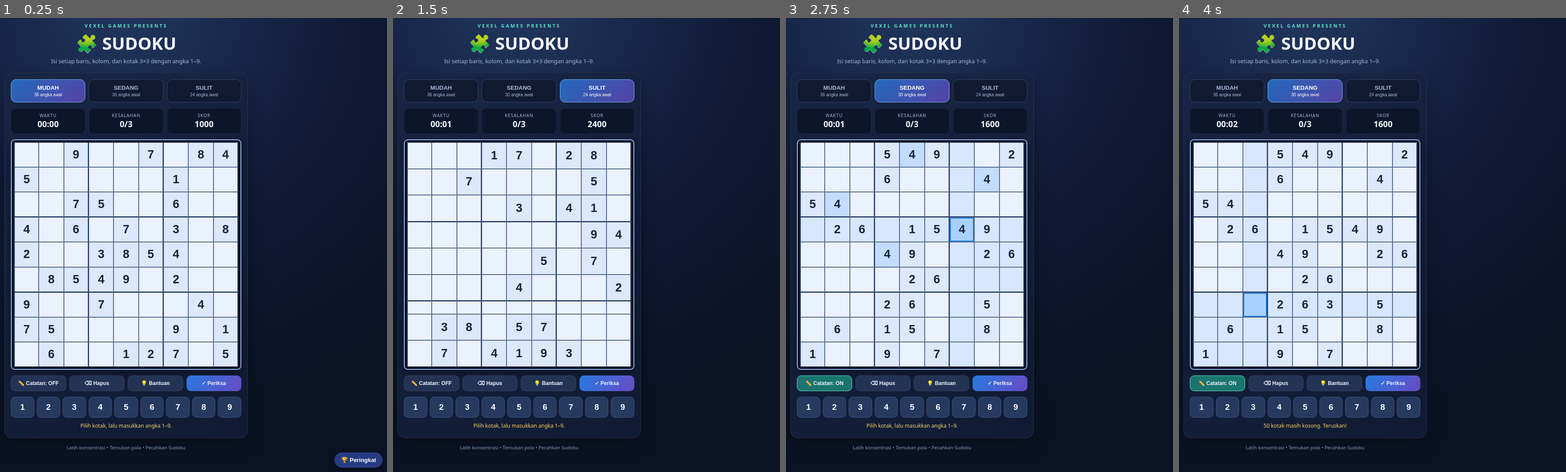
Above: before the commit, frames 1-4 (left to right).
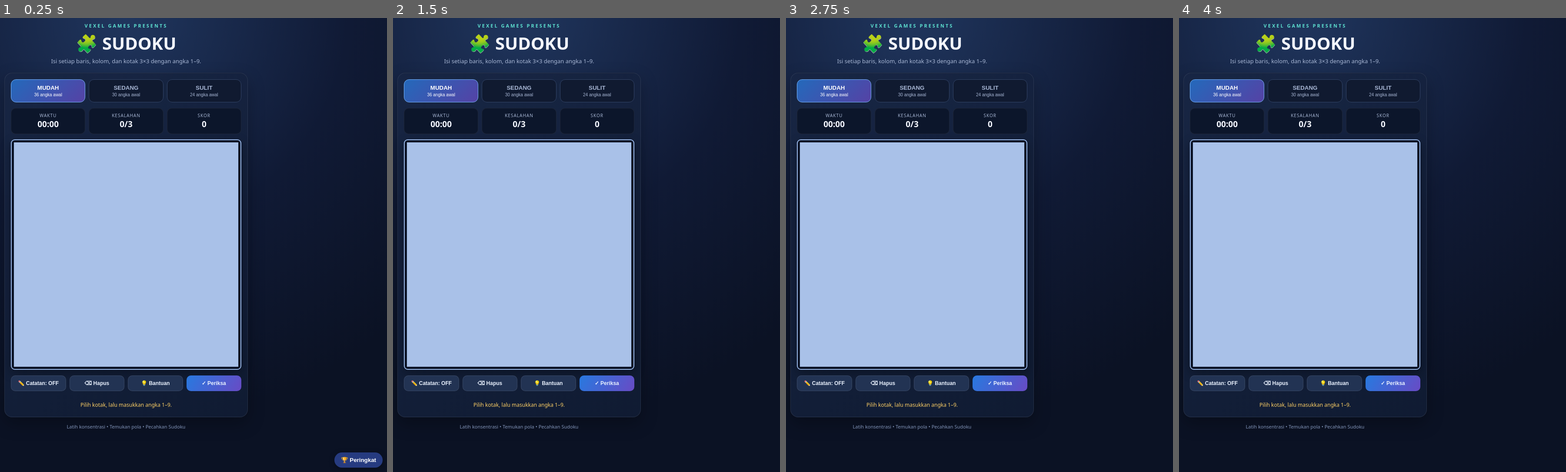
Above: after the commit, the same moments.

Repository: vexelkang-cell/gamepai
Game: browser game, page games/sudoku/index.html
The game is run twice, just before and just after one commit, with the same random seed, the same clock (stepped at 60 frames per second) and the same inputs.
Inputs (mouse positions are in pixels of both pictures, inside the frame that each line leads up to):
- Up to frame 1 (0.25 s): no input
- Up to frame 2 (1.5 s): click (520, 254) at 0.27 s; click (520, 276) at 1.07 s; click "SULIT 24 angka awal" at 1.27 s
- Up to frame 3 (2.75 s): click (867, 231) at 1.67 s; click "SEDANG 30 angka awal" at 1.87 s; click "⌫ Hapus" at 2.02 s; click (956, 217) at 2.27 s; click "✏️ Catatan: OFF" at 2.47 s
- Up to frame 4 (4 s): click (1337, 299) at 2.87 s; click "💡 Bantuan" at 3.07 s; click (1248, 313) at 3.47 s; click "✓ Periksa" at 3.67 s

The runs differ from the first frame. In frame 1, 32% of the frame differs, in the area x 1-65%, y 22-96%; in frame 2, 34%; in frame 3, 34%, in the area x 1-65%, y 13-96%; in frame 4, 34%.
Error after the commit: SyntaxError: Invalid or unexpected token

Commit message:
Add Sudoku sound effects and ambient background music

Diff:
--- a/games/sudoku/index.html
+++ b/games/sudoku/index.html
@@ -9,6 +9,8 @@
 .app{width:min(100%,560px)}header{text-align:center;margin:6px 0 18px}header .tag{font-size:11px;letter-spacing:3px;color:var(--cyan);font-weight:900}h1{font-size:clamp(28px,7vw,40px);margin:5px 0}header p{margin:0;color:var(--muted);font-size:13px}
 .panel{background:linear-gradient(145deg,#182644ed,#111c34ed);border:1px solid #ffffff16;border-radius:18px;padding:14px;box-shadow:0 15px 38px #0004}
 .levels{display:grid;grid-template-columns:repeat(3,1fr);gap:8px;margin-bottom:13px}.level{border:1px solid var(--line) …(261 unchanged characters)…
+
+.audio-controls{display:flex;gap:8px;margin:0 0 12px}.audio-toggle{flex:1;border:1px solid #ffffff20;background:#0d1930;color:#eaf2ff;border-radius:10px;padding:9px 7px;font-size:12px;font-weight:800}.audio-toggle.active{border-color:#5de0d0;background:#123c45;color:#bffff5}.audio-toggle:focus-visible{outline:2px solid var(--cyan);outline-offset:2px}
 .stats{display:grid;grid-template-columns:repeat(3,1fr);gap:8px;margin:12px 0}.stat{text-align:center;padding:9px 5px;b …(200 unchanged characters)…
 .board-wrap{padding:5px;background:#081225;border:2px solid #9ab8e9;border-radius:9px;box-shadow:0 8px 24px #0005}
 #board{display:grid;grid-template-columns:repeat(9,minmax(0,1fr));aspect-ratio:1;gap:0;background:#a9c1e8;touch-action:manipulation}
@@ -45,22 +47,35 @@
 (()=> {
 const $=id=>document.getElementById(id), boardEl=$('board'), levels={easy:36,medium:30,hard:24};
 let level='easy',solution=[],puzzle=[],values=[],notes=[],selected=-1,mistakes=0,seconds=0,score=0,noteMode=false,ended=false,timer=null;
-function shuffle(a){for(let i=a.length-1;i>0;i--){const j=Math.floor(Math.random()*(i+1));[a[i],a[j]]=[a[j],a[i]]}return a}
+
+const AudioCtx=window.AudioContext||window.webkitAudioContext;
+let audioCtx=null,masterGain=null,effectGain=null,musicGain=null,musicTimer=null,musicOn=true,soundOn=true,musicStep=0;
+const melody=[261.63,329.63,392,329.63,293.66,349.23,440,349.23,261.63,329.63,392,493.88,440,392,329.63,293.66];
+function initAudio(){if(!AudioCtx)return false;if(!audioCtx){audioCtx=new AudioCtx();masterGain=audioCtx.createGain();effectGain=audioCtx.createGain();musicGain=audioCtx.createGain();masterGain.gain.value=.7;effectGain.gain.value=.48;musicGain.gain.value=.16;effectGain.connect(masterGain);musicGain.connect(masterGain);masterGain.connect(audioCtx.destination)}if(audioCtx.state==='suspended')audioCtx.resume();return true}
+function tone(freq,duration,wave='sine',volume=.12,when=0,dest=effectGain){if(!audioCtx||!dest)return;const t=audioCtx.currentTime+when,o=audioCtx.createOscillator(),g=audioCtx.createGain();o.type=wave;o.frequency.setValueAtTime(freq,t);g.gain.setValueAtTime(.0001,t);g.gain.exponentialRampToValueAtTime(Math.max(.0002,volume),t+.018);g.gain.exponentialRampToValueAtTime(.0001,t+duration);o.connect(g);g.connect(dest);o.start(t);o.stop(t+duration+.03)}
+function sfx(kind){if(!soundOn||!initAudio())return;const sounds={tap:()=>tone(520,.055,'sine',.07),select:()=>tone(660,.07,'sine',.08),correct:()=>{tone(660,.1,'sine',.11);tone(880,.16,'sine',.09,.08)},wrong:()=>{tone(190,.16,'triangle',.13);tone(145,.2,'triangle',.1,.12)},hint:()=>{tone(523,.1,'sine',.1);tone(659,.1,'sine',.1,.1);tone(784,.18,'sine',.1,.2)},erase:()=>tone(330,.09,'triangle',.08),win:()=>[523,659,784,1046].forEach((n,i)=>tone(n,.28,'sine',.12,i*.13)),lose:()=>[330,262,196].forEach((n,i)=>tone(n,.22,'triangle',.1,i*.16)),level:()=>tone(740,.12,'sine',.1)};if(sounds[kind])sounds[kind]()}
+function musicTick(){if(!audioCtx||!musicOn)return;const f=melody[musicStep%melody.length],t=audioCtx.currentTime;const o=audioCtx.createOscillator(),g=audioCtx.createGain();o.type='sine';o.frequency.setValueAtTime(f/2,t);g.gain.setValueAtTime(.0001,t);g.gain.linearRampToValueAtTime(.24,t+.35);g.gain.exponentialRampToValueAtTime(.0001,t+2.1);o.connect(g);g.connect(musicGain);o.start(t);o.stop(t+2.15);if(musicStep%4===0){const p=audioCtx.createOscillator(),pg=audioCtx.createGain();p.type='triangle';p.frequency.value=f*2;pg.gain.setValueAtTime(.0001,t);pg.gain.linearRampToValueAtTime(.045,t+.03);pg.gain.exponentialRampToValueAtTime(.0001,t+.65);p.connect(pg);pg.connect(musicGain);p.start(t);p.stop(t+.7)}musicStep++}
+function startMusic(){if(!musicOn||!initAudio())return;if(musicTimer)clearInterval(musicTimer);musicTick();musicTimer=setInterval(musicTick,1250)}
+function stopMusic(){if(musicTimer)clearInterval(musicTimer);musicTimer=null}
+document.addEventListener('pointerdown',()=>{if(initAudio()&&musicOn&&!musicTimer)startMusic()},{once:true});
+$('soundToggle').onclick=()=>{soundOn=!soundOn;$('soundToggle').textContent='🔊 Efek suara: '+(soundOn?'ON':'OFF');$('soundToggle').classList.toggle('active',soundOn);$('soundToggle').setAttribute('aria-pressed',String(soundOn));if(soundOn)sfx('tap')};
+$('musicToggle').onclick=()=>{musicOn=!musicOn;$('musicToggle').textContent='🎵 Musik: '+(musicOn?'ON':'OFF');$('musicToggle').classList.toggle('active',musicOn);$('musicToggle').setAttribute('aria-pressed',String(musicOn));if(musicOn)startMusic();else stopMusic()};
+\nfunction shuffle(a){for(let i=a.length-1;i>0;i--){const j=Math.floor(Math.random()*(i+1));[a[i],a[j]]=[a[j],a[i]]}return a}
 function pattern(r,c){return (r*3+Math.floor(r/3)+c)%9}
 function makeSolution(){const rows=shuffle([0,1,2]).flatMap(g=>shuffle([0,1,2]).map(x=>g*3+x));const cols=shuffle([0,1,2]).flatMap(g=>shuffle([0,1,2]).map(x=>g*3+x));const nums=shuffle([1,2,3,4,5,6,7,8,9]);return rows.map(r=>cols.map(c=>nums[pattern(r,c)]))}
-function start(newLevel=level){level=newLevel;solution=makeSolution();p …(762 unchanged characters)…
+function start(newLevel=level){sfx('level');level=newLevel;solution=makeSolution();p …(762 unchanged characters)…
 function fmt(s){return String(Math.floor(s/60)).padStart(2,'0')+':'+String(s%60).padStart(2,'0')}
 function updateScore(){const base={easy:1000,medium:1600,hard:2400}[level];score=Math.max(0,base-mistakes*150-Math.floor(seconds/5)*5);$('score').textContent=score}
-function render(){boardEl.innerHTML='';const selectedVal=sel …(953 unchanged characters)… 'click',()=>{if(ended)return;selected=i;render()});boardEl.appendChild(el)}$('mi …(62 unchanged characters)…
+function render(){boardEl.innerHTML='';const selectedVal=sel …(953 unchanged characters)… 'click',()=>{if(ended)return;selected=i;sfx('select');render()});boardEl.appendChild(el)}$('mi …(62 unchanged characters)…
 function renderKeys(){const pad=$('keypad');pad.innerHTML='';for(let n=1;n<=9;n++){const b=document.createElement('button');b.className='key';b.textContent=n;b.type='button';b.addEventListener('click',()=>enter(n));pad.appendChild(b)}}
-function enter(n){if(ended||selected<0){$('message').textCon …(170 unchanged characters)… ].delete(n);else notes[selected].add(n);render();return}if(solution[r][c]!==n){mistakes++;$('message').textContent='Belum tepat. Coba periksa kembali!';if(mistakes>=3){finish(false);return}}else{values[r][c]=n;notes[selected].clear();$('message').textContent='Tepat! Lanjutkan.';if(isSolved()){finish(true);return}}render()}
-function erase(){if(selected<0||ended)return;const r=Math.floor(selected/9),c=selected%9;if(!puzzle[r][c]){values[r][c]=0;notes[selected].clear();render()}}
+function enter(n){if(ended||selected<0){$('message').textCon …(170 unchanged characters)… ].delete(n);else notes[selected].add(n);sfx('tap');render();return}if(solution[r][c]!==n){mistakes++;sfx('wrong');$('message').textContent='Belum tepat. Coba periksa kembali!';if(mistakes>=3){finish(false);return}}else{values[r][c]=n;notes[selected].clear();sfx('correct');$('message').textContent='Tepat! Lanjutkan.';if(isSolved()){finish(true);return}}render()}
+function erase(){if(selected<0||ended)return;const r=Math.floor(selected/9),c=selected%9;if(!puzzle[r][c]){values[r][c]=0;notes[selected].clear();sfx('erase');render()}}
 function isSolved(){return values.every((row,r)=>row.every((v,c)=>v===solution[r][c]))}
-function finish(win){ended=true;clearInterval(timer);updateSc …(458 unchanged characters)…
-function giveHint(){if(ended)return;if(selected<0){$('messag …(210 unchanged characters)… solution[r][c];notes[selected].clear();score=Math.max(0,score-100);$('message'). …(97 unchanged characters)…
+function finish(win){sfx(win?'win':'lose');ended=true;clearInterval(timer);updateSc …(458 unchanged characters)…
+function giveHint(){if(ended)return;if(selected<0){$('messag …(210 unchanged characters)… solution[r][c];notes[selected].clear();sfx('hint');score=Math.max(0,score-100);$('message'). …(97 unchanged characters)…
 function check(){if(ended)return;let wrong=0,empty=0;for(let r=0;r<9;r++)for(let c=0;c<9;c++){if(!values[r][c])empty++; …(215 unchanged characters)…
-$('notes').onclick=()=>{noteMode=!noteMode;$('notes').textContent='✏️ Catatan: '+(noteMode?'ON':'OFF');$('notes').classList.toggle('active',noteMode)};
-$('erase').onclick=erase;$('hint').onclick=giveHint;$('check').onclick=check;$('again').onclick=()=>start(level);$('changeLevel').onclick=()=>{$('result').classList.remove('show');$(' …(144 unchanged characters)…
+$('notes').onclick=()=>{sfx('tap');noteMode=!noteMode;$('notes').textContent='✏️ Catatan: '+(noteMode?'ON':'OFF');$('notes').classList.toggle('active',noteMode)};
+$('erase').onclick=erase;$('hint').onclick=giveHint;$('check').onclick=check;$('again').onclick=()=>{sfx('tap');start(level)};$('changeLevel').onclick=()=>{sfx('tap');$('result').classList.remove('show');$(' …(144 unchanged characters)…
 document.addEventListener('keydown',e=>{if(/^[1-9]$/.test(e.key))enter(+e.key);else if(e.key==='Backspace'||e.key==='Delete')erase();else if(e.key.toLowerCase()==='n')$('notes').click()});
 start('easy');
 })();
